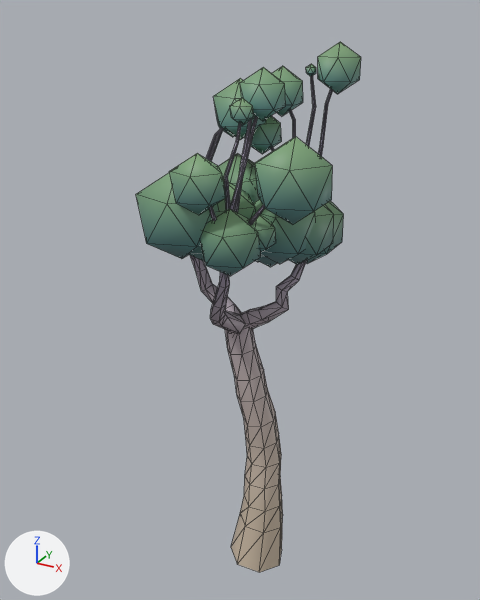
The glTF model assets/environment/vegetation/trees/seed/seed_tree_e.glb: old version first, new version second.
Both versions are drawn from a 50 mm lens placed at (6.67, -13.28, 13.71), pointed at (-0.64, 0.02, 7.06). The lights are fixed; the arrows at lower left show +X, +Y and +Z. The picture after the commit comes second. Mesh edges are drawn as thin lines. Objects named as collision shapes, trigger or cutter boxes, shadow casters or lower levels of detail are left out. Vertices at exactly the same position are counted once.

The first picture shows 'seed_tree_e_LOD0'.
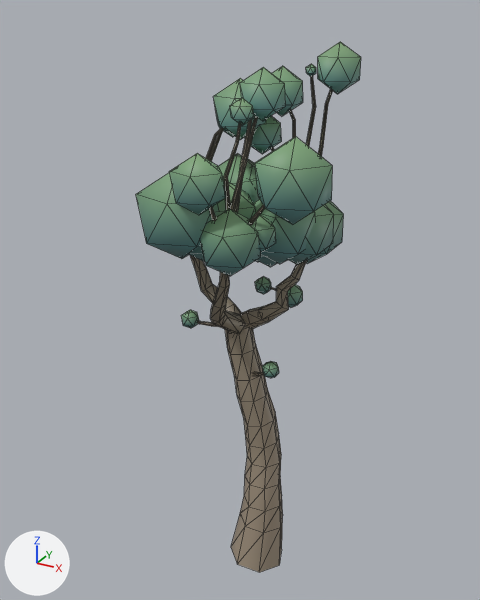
Changed parts and their boxes (x1, y1, x2, y2) in the pictures (480 x 600 px):
part 1 of me_seed_tree_e_lod0, added
    after: (288, 285, 303, 307)
part 2 of me_seed_tree_e_lod0, added
    after: (255, 276, 271, 294)
part 3 of me_seed_tree_e_lod0, added
    after: (181, 310, 199, 328)
part 4 of me_seed_tree_e_lod0, added
    after: (262, 361, 279, 378)
part 5 of me_seed_tree_e_lod0, added
    after: (197, 321, 218, 327)
part 6 of me_seed_tree_e_lod0, recoloured (darker)
    both: (191, 76, 333, 572)

Edits to the bpy script that builds the scene:
```text
Change me_seed_tree_e_lod0:
    used by ob_seed_tree_e_lod0; location = (0.0, 0.0, 0.0)
    remove me_seed_tree_e_lod0.from_pydata(...)  # 1399 vertices, 1814 faces; spans x -3.43..2.67, y -3.32..2.82, z -0.89..13.36
    add me_seed_tree_e_lod0.from_pydata(...)  # 1566 vertices, 2006 faces; spans x -3.43..2.67, y -3.32..2.82, z -0.89..13.36
    me_seed_tree_e_lod0 part 1: a new loose piece, an icosphere of 20 faces spanning x -0.08..0.54, y 0.88..1.47, z 6.59..7.28, in mat_seedcore
    me_seed_tree_e_lod0 part 2: a new loose piece, an icosphere of 20 faces spanning x -0.8..-0.35, y 0.95..1.38, z 6.8..7.3, in mat_seedcore
    me_seed_tree_e_lod0 part 3: a new loose piece, an icosphere of 20 faces spanning x -1.86..-1.41, y -0.95..-0.52, z 6.37..6.87, in mat_seedcore
    me_seed_tree_e_lod0 part 4: a new loose piece, an icosphere of 20 faces spanning x 0.39..0.81, y -0.91..-0.52, z 5.55..6.02, in mat_seedcore
    me_seed_tree_e_lod0 part 5: a new loose piece of 20 vertices spanning x -1.64..-0.26, y -0.76..-0.4, z 6.51..6.77, in mat_toon
    me_seed_tree_e_lod0 part 6: 1214 kept faces spanning x -2.22..1.63, y -2.22..1.56, z -0.89..12.61 get new vertex colours; the middle colour goes from light grey #b5aac5 to brown #908673
    other edits to the shape of me_seed_tree_e_lod0 do not show in these pictures
```
